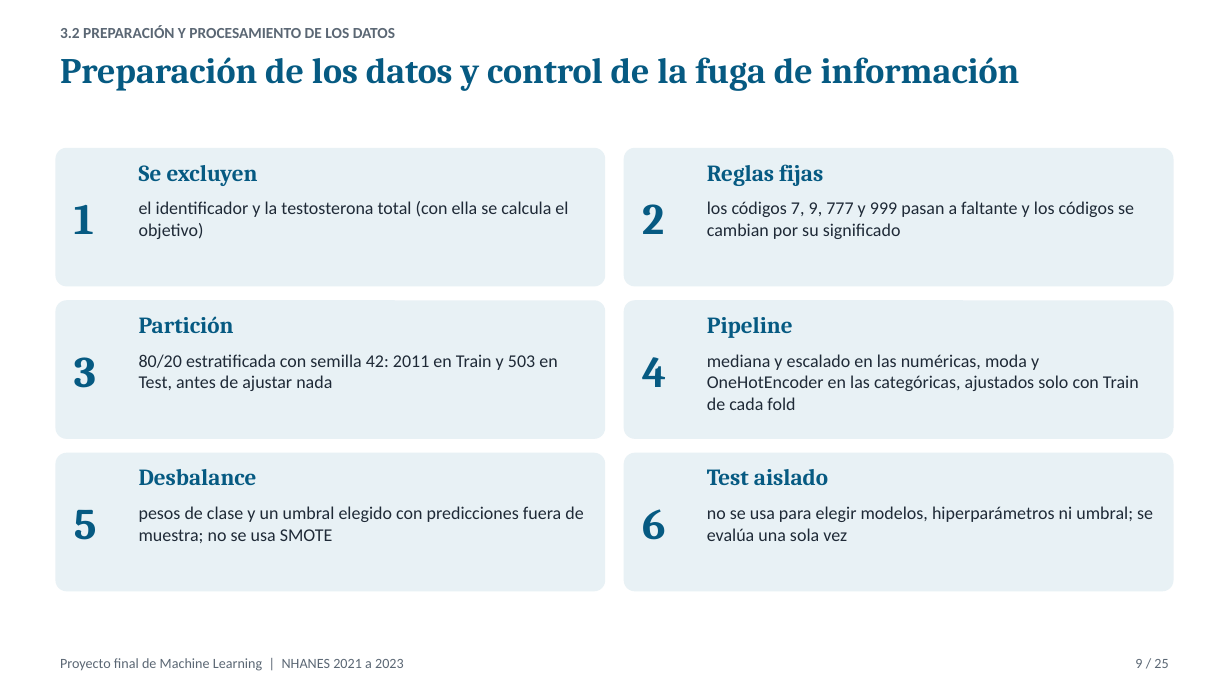
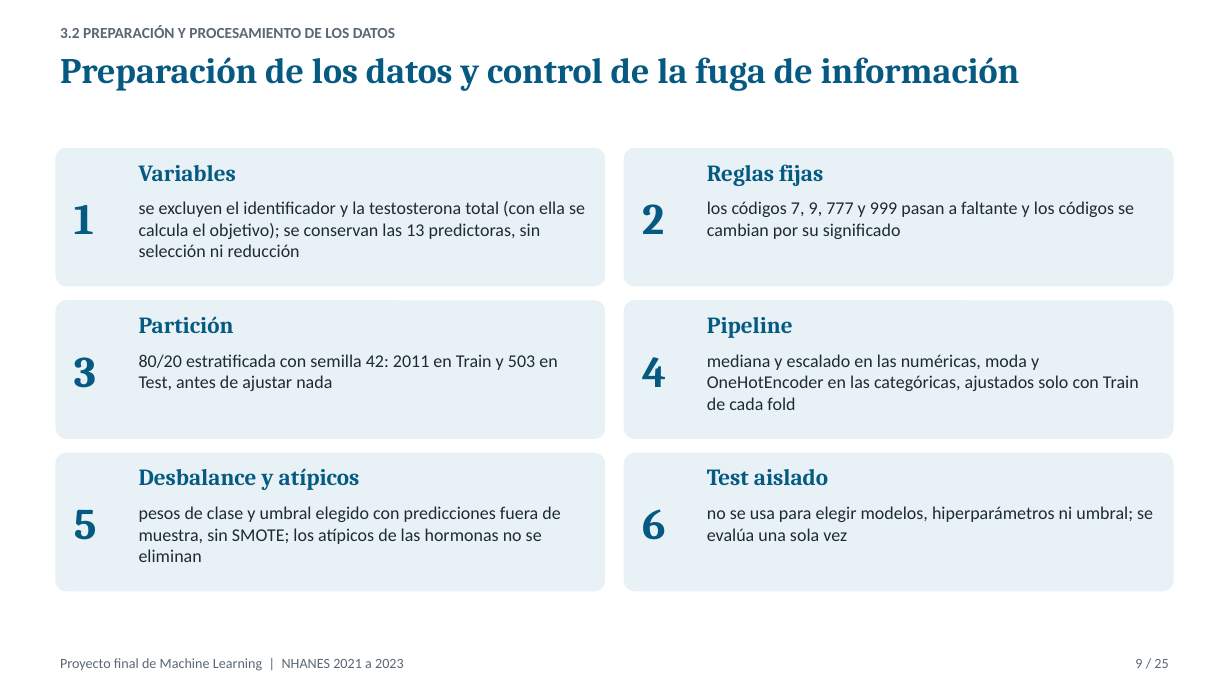
Before and after one commit to paskcual/deteccion-testosterona-ml, a slide deck: slide 9 of presentacion/presentacion-proyecto-final.pptx. Drawn at 1232x693 pixels with LibreOffice and Linux fonts; fonts in the diff are those of the drawing. Boxes give left, top, right and bottom in pixels: in the first picture for what was removed or moved away, otherwise in the second. Text is boxed around its words. In the diff, an @@ line names an element or a change of style, - is before the commit and + after.

Commit message:
Agrega atipicos, seleccion de variables y area de aplicacion a la presentacion
Se agregan los valores atipicos (FSH y LH por la regla del IQR, sin eliminarlos), la
aclaracion de que se usan las 13 predictoras sin seleccion, el area de aplicacion y las
tasas de deficiencia con diabetes e hipertension, con sus notas del orador.

```diff
--- a/presentacion/presentacion-proyecto-final.pptx
+++ b/presentacion/presentacion-proyecto-final.pptx
@@ text at (139,165,236,181): text changed @@
-Se excluyen
+Variables
@@ text at (139,201,585,257): text changed @@
-el identificador y la testosterona total (con ella se calcula el objetivo)
+se excluyen el identificador y la testosterona total (con ella se calcula el objetivo); se conservan las 13 predictoras, sin selección ni reducción
@@ text at (139,468,360,490): text changed @@
-Desbalance
+Desbalance y atípicos
@@ text at (139,506,560,562): text changed @@
-pesos de clase y un umbral elegido con predicciones fuera de muestra; no se usa SMOTE
+pesos de clase y umbral elegido con predicciones fuera de muestra, sin SMOTE; los atípicos de las hormonas no se eliminan
```
Also in this commit, not shown: 2 other slides changed, 1 other file.
